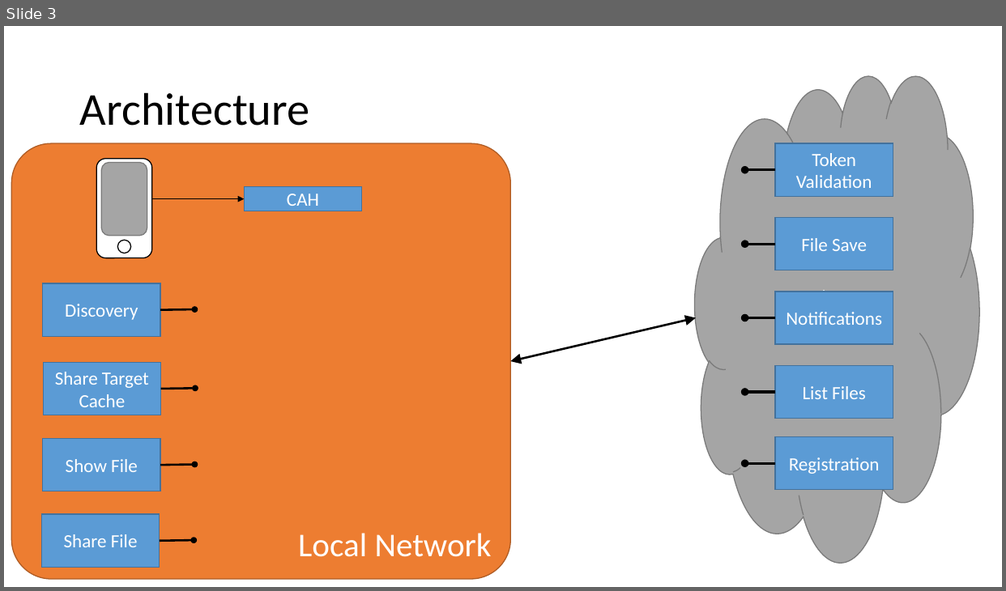
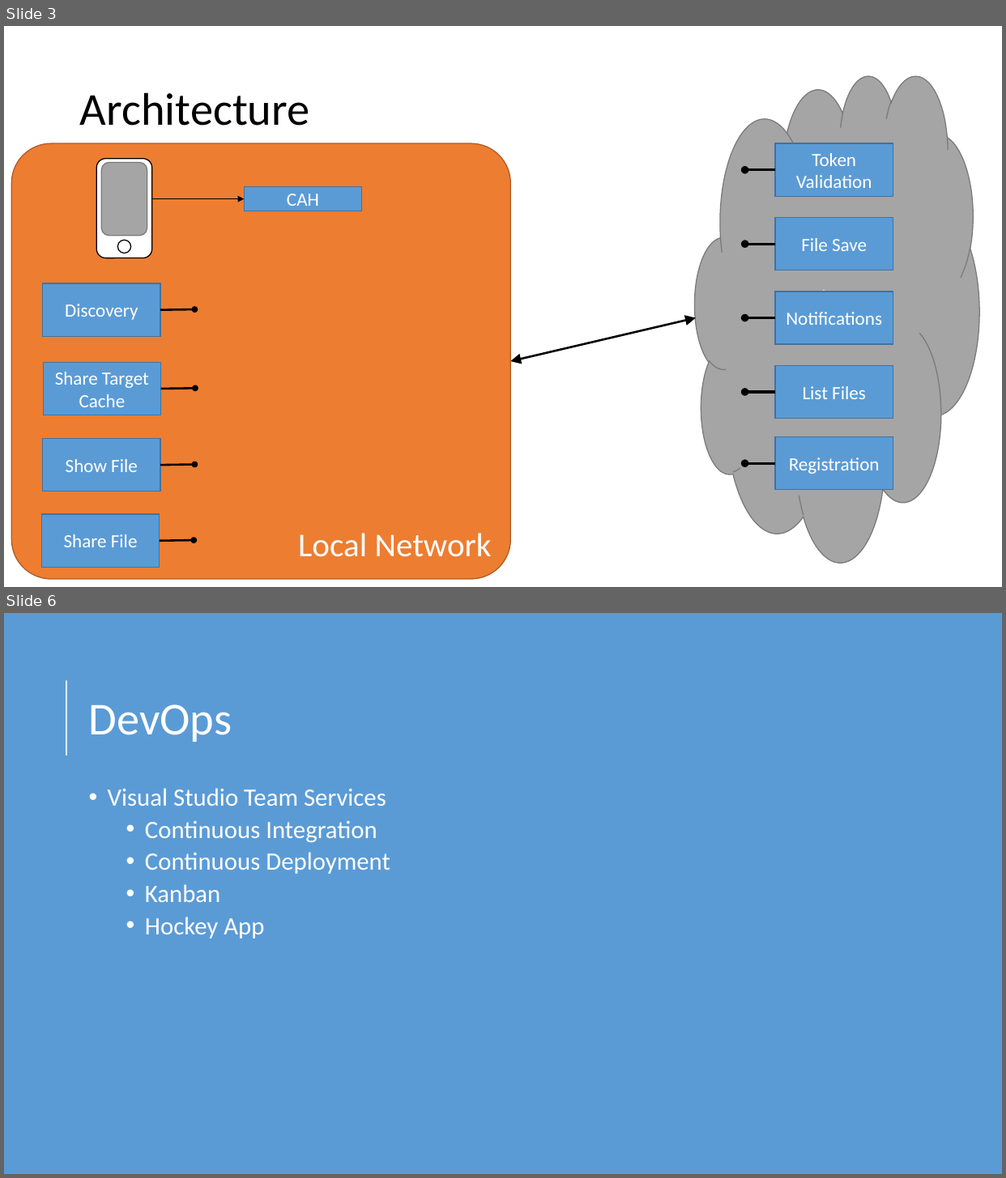
Before and after one commit to JordoCo/DXHack2016, a slide deck: Presentation/PhoneDump.pptx. Shown one above the other, each under a label of ours: slide 3 before the commit, slides 3 and 6 after it; the slides between them are not shown. The pictures are 1006x591 and 1006x1178 pixels, drawn with LibreOffice and Linux fonts; fonts in the diff are those of the drawing. Boxes give left, top, right and bottom in pixels: in the first picture for what was removed or moved away, otherwise in the second. Text is boxed around its words. In the diff, an @@ line names an element or a change of style, - is before the commit and + after.

```diff
--- a/Presentation/PhoneDump.pptx
+++ b/Presentation/PhoneDump.pptx
@@ slide 6 added at (x1=4, y1=613, x2=1002, y2=1174), background #FFFFFF @@
@@ rectangle added at (x1=4, y1=613, x2=1002, y2=1174), fill #5B9BD5 @@
@@ line added from (66, 756) to (66, 680), #FFFFFF 1.5 pt @@
@@ title added at (x1=89, y1=705, x2=232, y2=742), 44 pt, text #FFFFFF @@
+DevOps
@@ text added at (x1=108, y1=788, x2=390, y2=939), 24 pt, text #FFFFFF @@
+• Visual Studio Team Services
+  • Continuous Integration
+  • Continuous Deployment
+  • Kanban
+  • Hockey App
```
Also in this commit, not shown: 3 slides changed, 1 other file.
